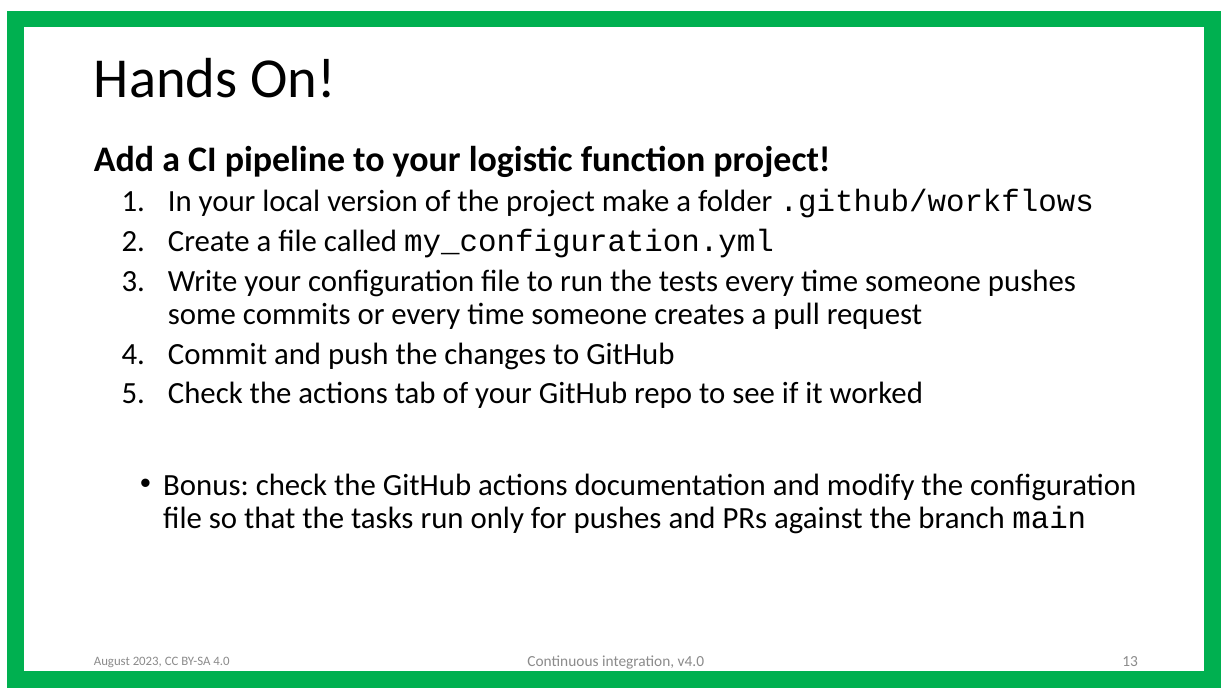
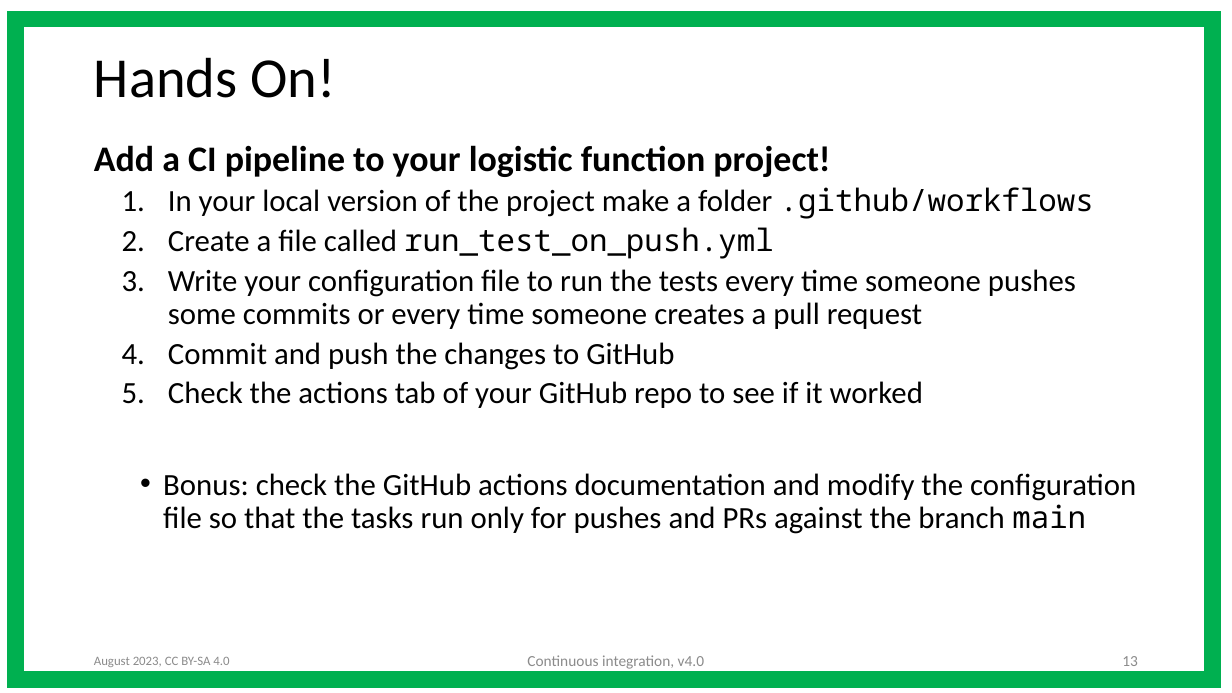
Before and after one commit to ASPP/testing_debugging_profiling, a slide deck: slide 13 of continuous_integration.pptx. Drawn at 1232x693 pixels with LibreOffice and Linux fonts; fonts in the diff are those of the drawing. Boxes give left, top, right and bottom in pixels: in the first picture for what was removed or moved away, otherwise in the second. Text is boxed around its words. In the diff, an @@ line names an element or a change of style, - is before the commit and + after.

```diff
--- a/continuous_integration.pptx
+++ b/continuous_integration.pptx
@@ text at (x1=163, y1=187, x2=1136, y2=534): font Courier New to Noto Sans Mono in ".github/workflows", "main" @@
@@ text at (x1=168, y1=227, x2=774, y2=259): text changed; font Courier New to Noto Sans Mono @@
-  2. Create a file called my_configuration.yml
+  2. Create a file called run_test_on_push.yml
```
Also in this commit, not shown: 6 other slides changed.
